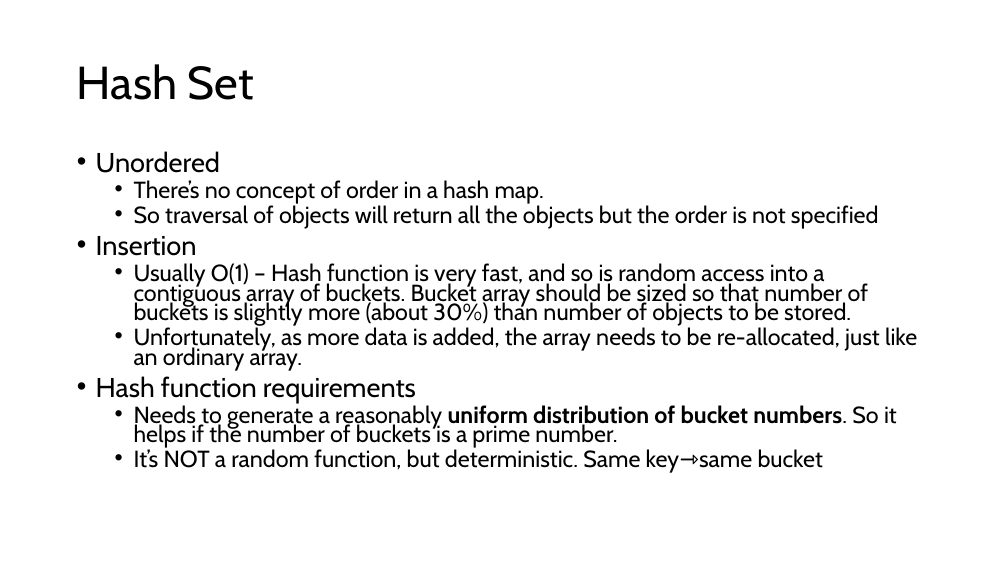
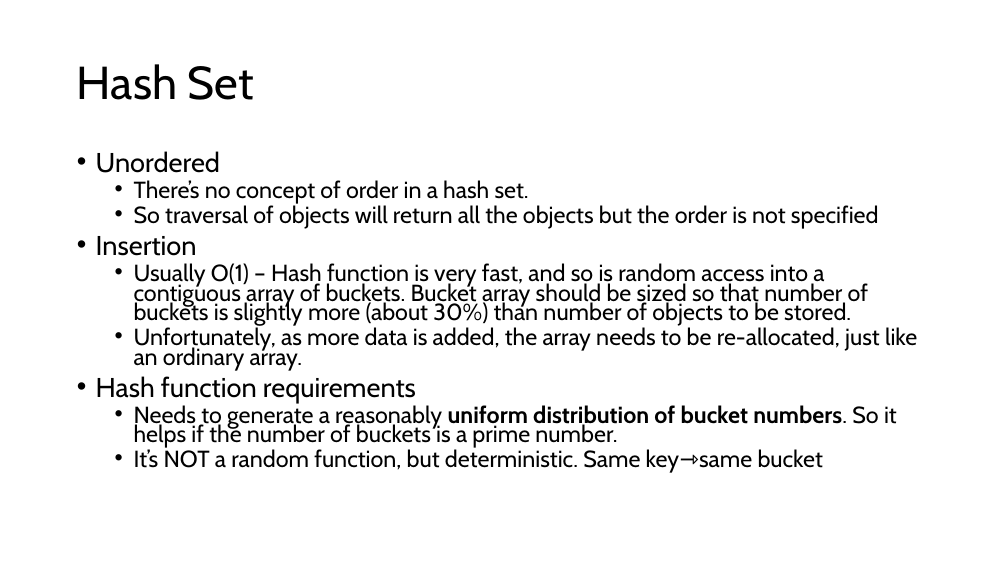
Before and after one commit to wai-t/CompSci, a slide deck: slide 27 of ComputerScience/Data_structures/Data Structures.pptx (slide 26 before the commit). Drawn at 1008x567 pixels with LibreOffice and Linux fonts; fonts in the diff are those of the drawing. Boxes give left, top, right and bottom in pixels: in the first picture for what was removed or moved away, otherwise in the second. Text is boxed around its words. In the diff, an @@ line names an element or a change of style, - is before the commit and + after.

```diff
--- a/ComputerScience/Data_structures/Data Structures.pptx
+++ b/ComputerScience/Data_structures/Data Structures.pptx
@@ text at [134,180,529,204]: text changed @@
-  • There’s no concept of order in a hash map.
+  • There’s no concept of order in a hash set.
```
Also in this commit, not shown: 5 other slides changed, 1 slide added.
